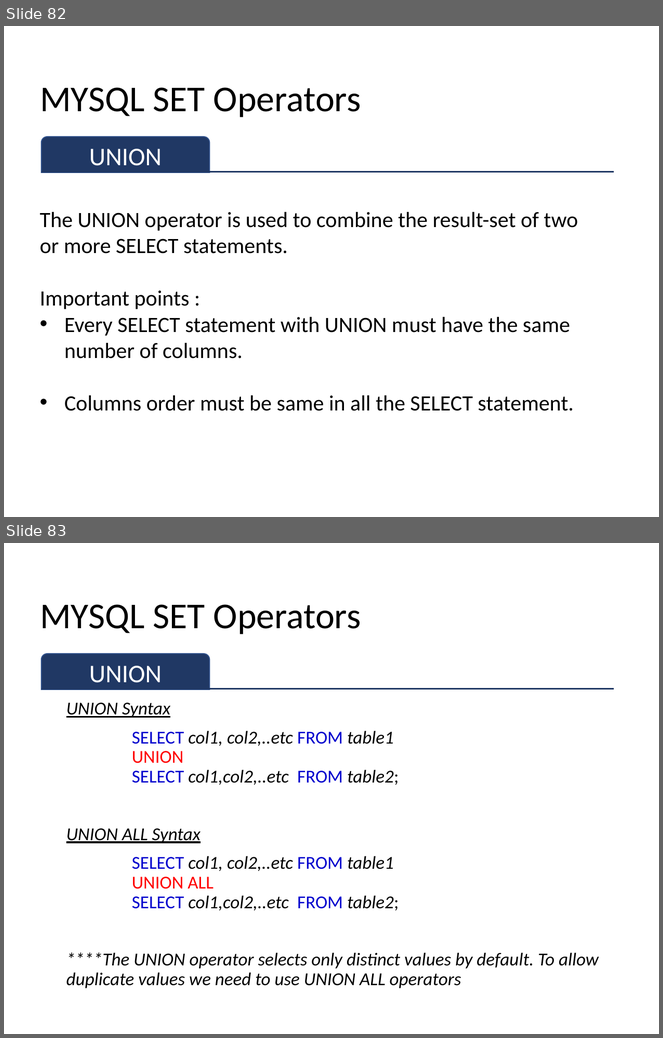
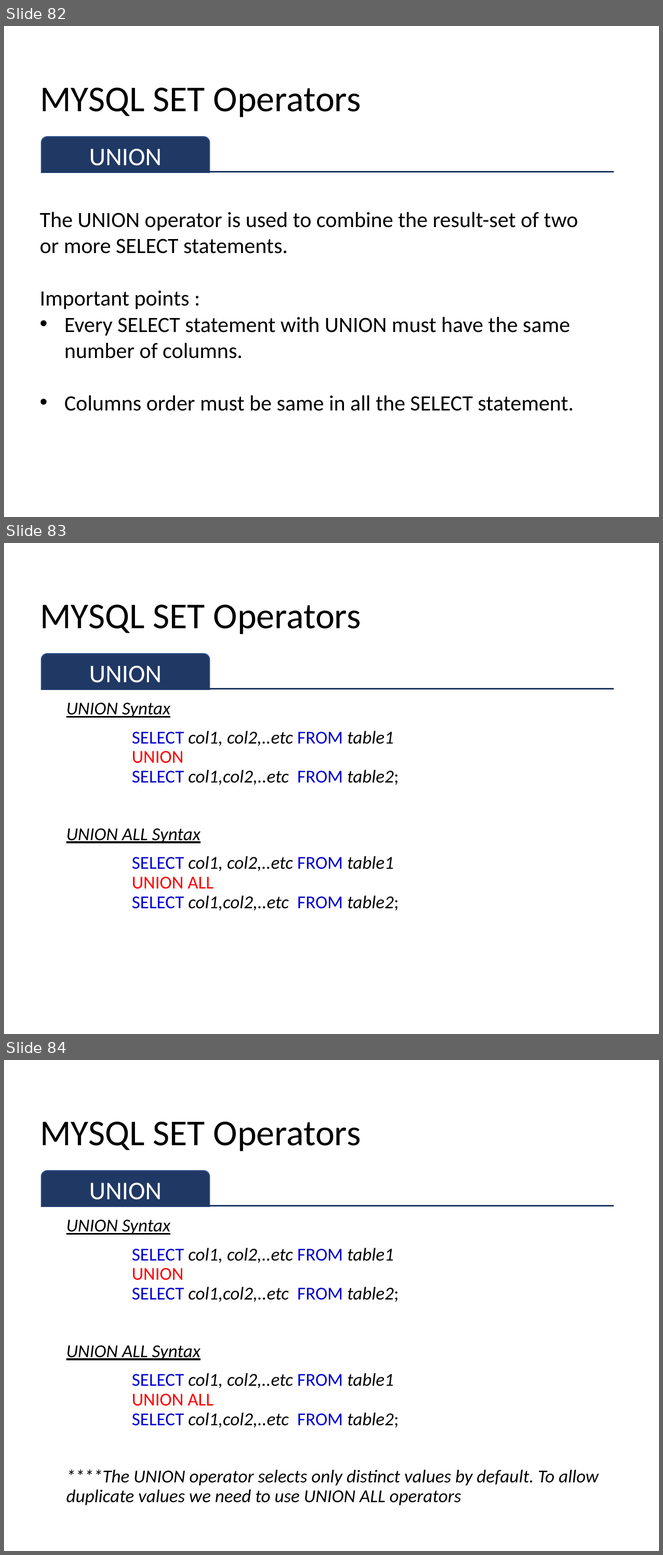
Before and after one commit to sitmbadept/sitmbadept.github.io, a slide deck: 2023/UNIT_2/Site/UNIT-2-PART-1.pptx. Shown one above the other, each under a label of ours: slides 82 and 83 before the commit, slides 82, 83 and 84 after it. The pictures are 663x1038 and 663x1555 pixels, drawn with LibreOffice and Linux fonts; fonts in the diff are those of the drawing. Boxes give left, top, right and bottom in pixels: in the first picture for what was removed or moved away, otherwise in the second. Text is boxed around its words. In the diff, an @@ line names an element or a change of style, - is before the commit and + after.

```diff
--- a/2023/UNIT_2/Site/UNIT-2-PART-1.pptx
+++ b/2023/UNIT_2/Site/UNIT-2-PART-1.pptx
@@ slide 83 added at box(4, 543, 659, 1034), background #FFFFFF @@
@@ title added at box(40, 604, 361, 635), 40 pt, text #000000 @@
+MYSQL SET Operators
@@ round same rect added at box(41, 654, 210, 690), fill #203864, outline #325491 1 pt, 28 pt, text #FFFFFF @@
+UNION
@@ line added from (41, 689) to (614, 689), #203864 1.5 pt @@
@@ text added at box(66, 703, 399, 911), 20 pt, text #000000, italic @@
+UNION Syntax
+SELECT col1, col2,..etc FROM table1
+UNION
+SELECT col1,col2,..etc FROM table2;
+UNION ALL Syntax
+SELECT col1, col2,..etc FROM table1
+UNION ALL
+SELECT col1,col2,..etc FROM table2;
@@ what was slide 83 is now slide 84 @@
```
Also in this commit, not shown: 1 other slide added, 3 other files.
